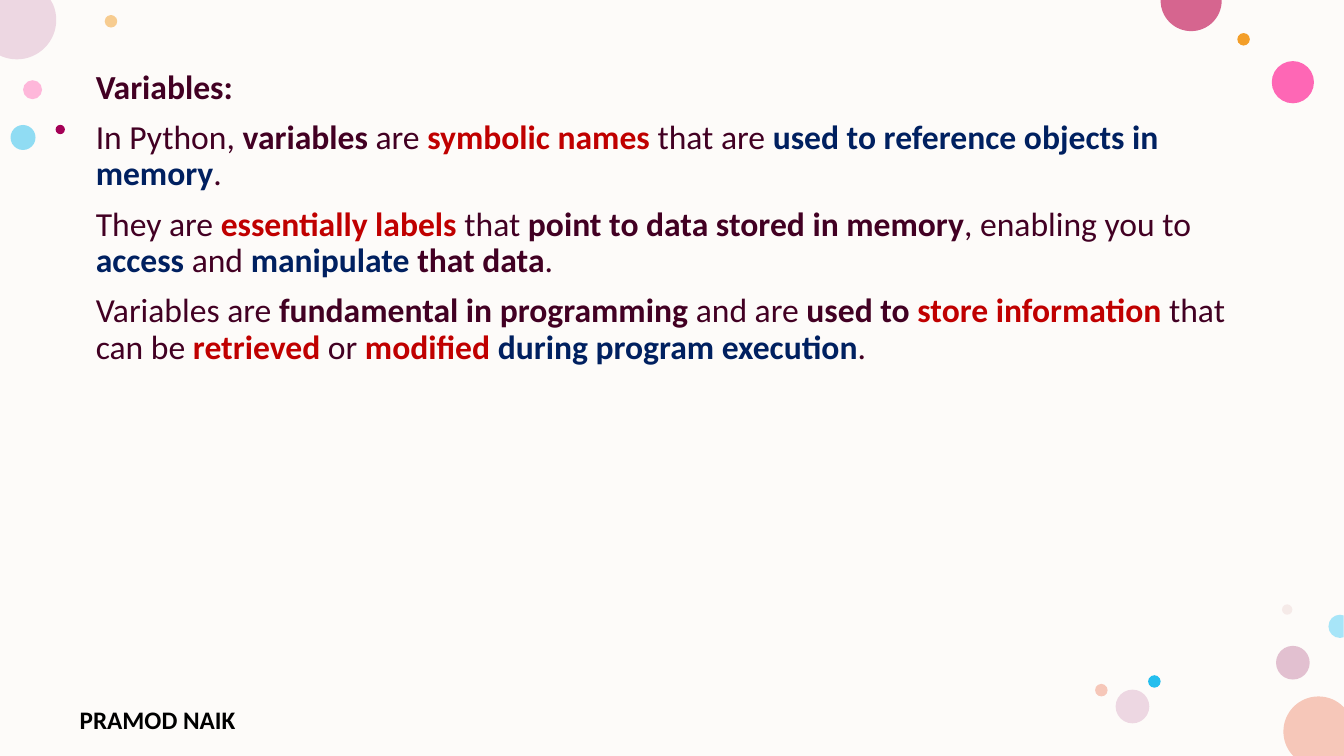
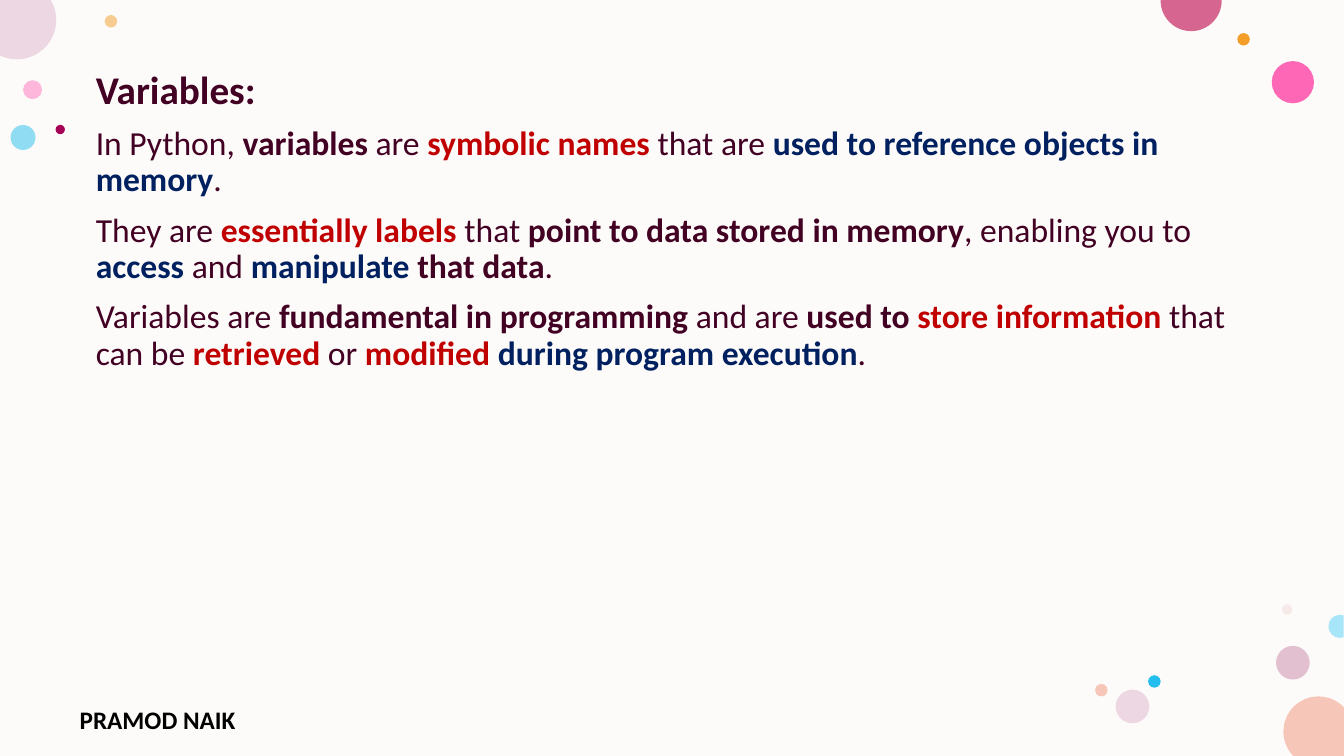
Before and after one commit to PRAMOD-VISHNU-NAIK/MCA-4th-Sem-Python-Shridevi-College, a slide deck: slide 21 of Theory Class-Notes/Module-1 Python Basic Concepts and Programming.pptx. Drawn at 1344x756 pixels with LibreOffice and Linux fonts; fonts in the diff are those of the drawing; background and template pictures are left out. Boxes give left, top, right and bottom in pixels: in the first picture for what was removed or moved away, otherwise in the second. Text is boxed around its words. In the diff, an @@ line names an element or a change of style, - is before the commit and + after.

```diff
--- a/Theory Class-Notes/Module-1 Python Basic Concepts and Programming.pptx
+++ b/Theory Class-Notes/Module-1 Python Basic Concepts and Programming.pptx
@@ text at bbox=[96, 76, 256, 105]: size 24 to 28 pt in "Variables:" @@
```
Also in this commit, not shown: 3 other slides changed, 75 slides added, 1 other file.
